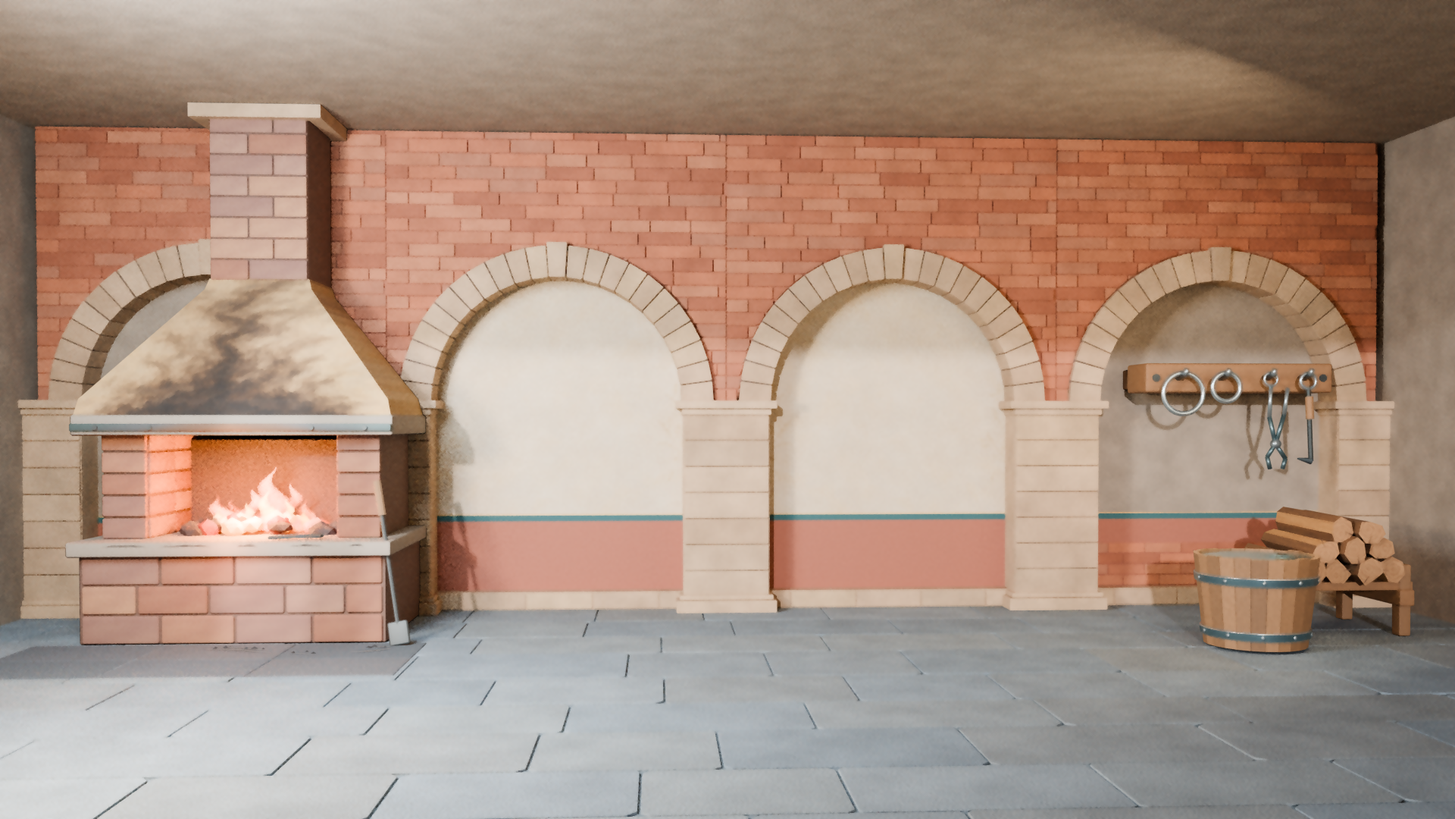
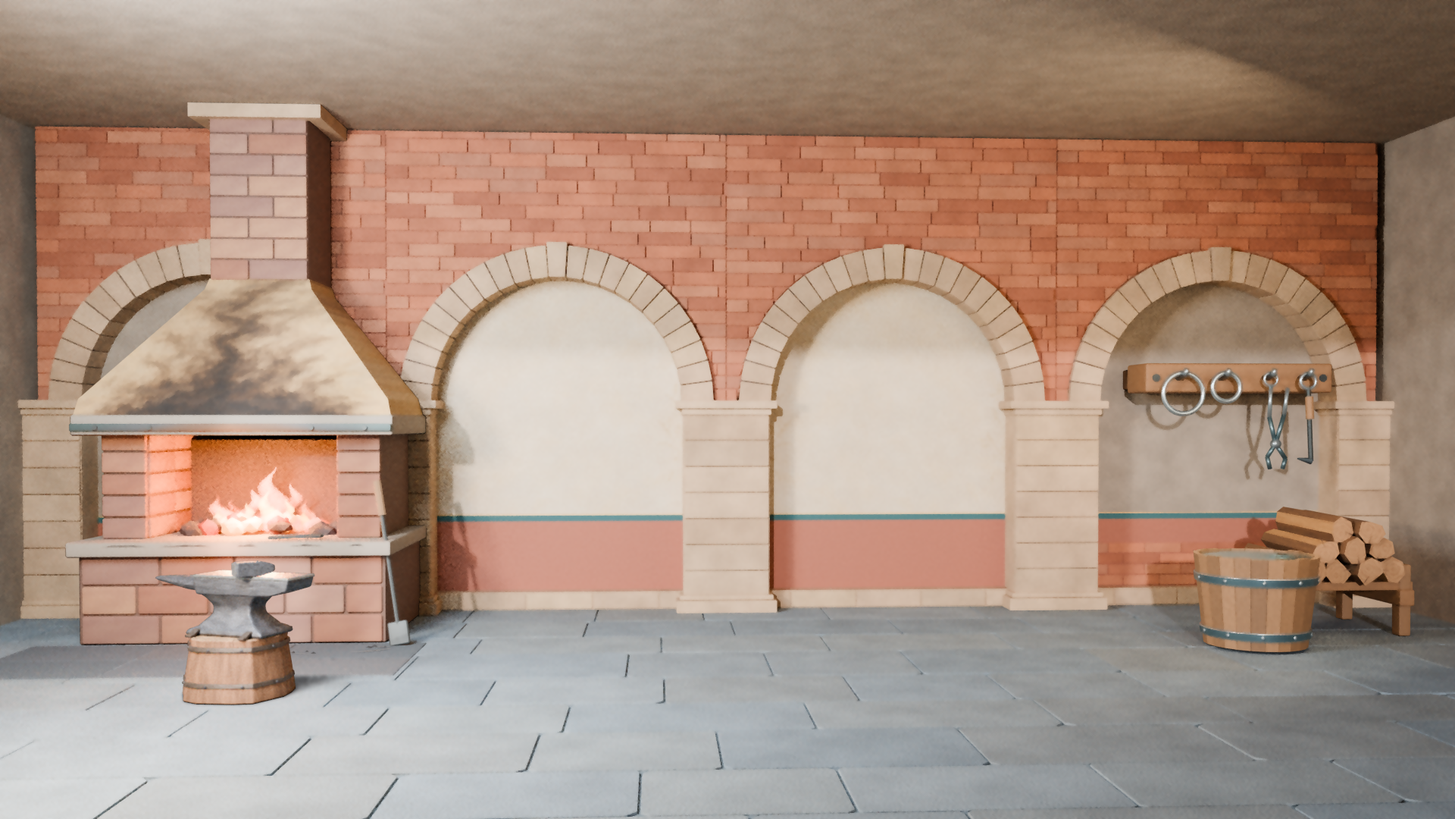
Before/after of a 1455x819 layered artwork. What changed in the layer stack:
added layer "铁砧与木墩" above "铁砧与墩座投影" over [154, 559, 316, 706]
added layer "铁砧与墩座投影" above "水桶、备料与墙挂" over [122, 608, 467, 707]
